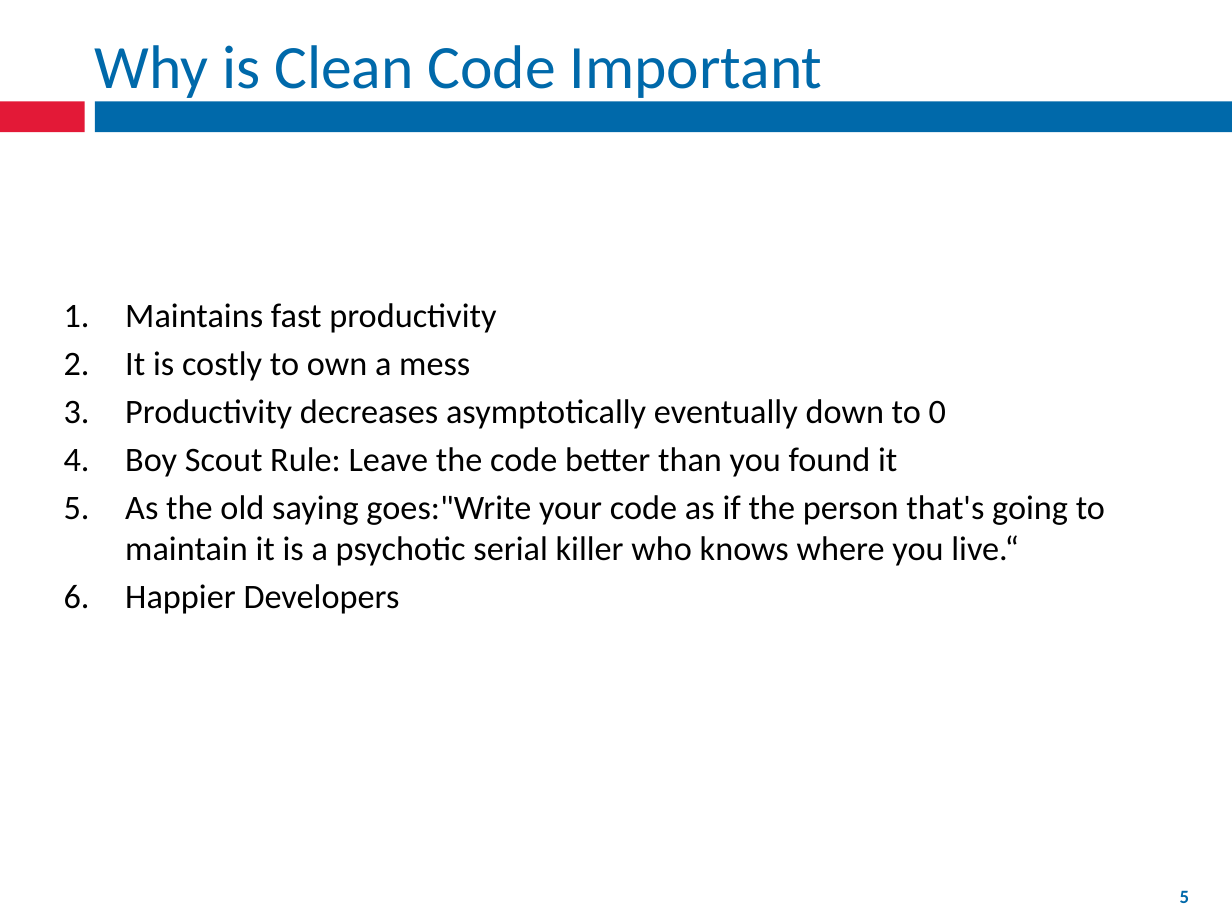
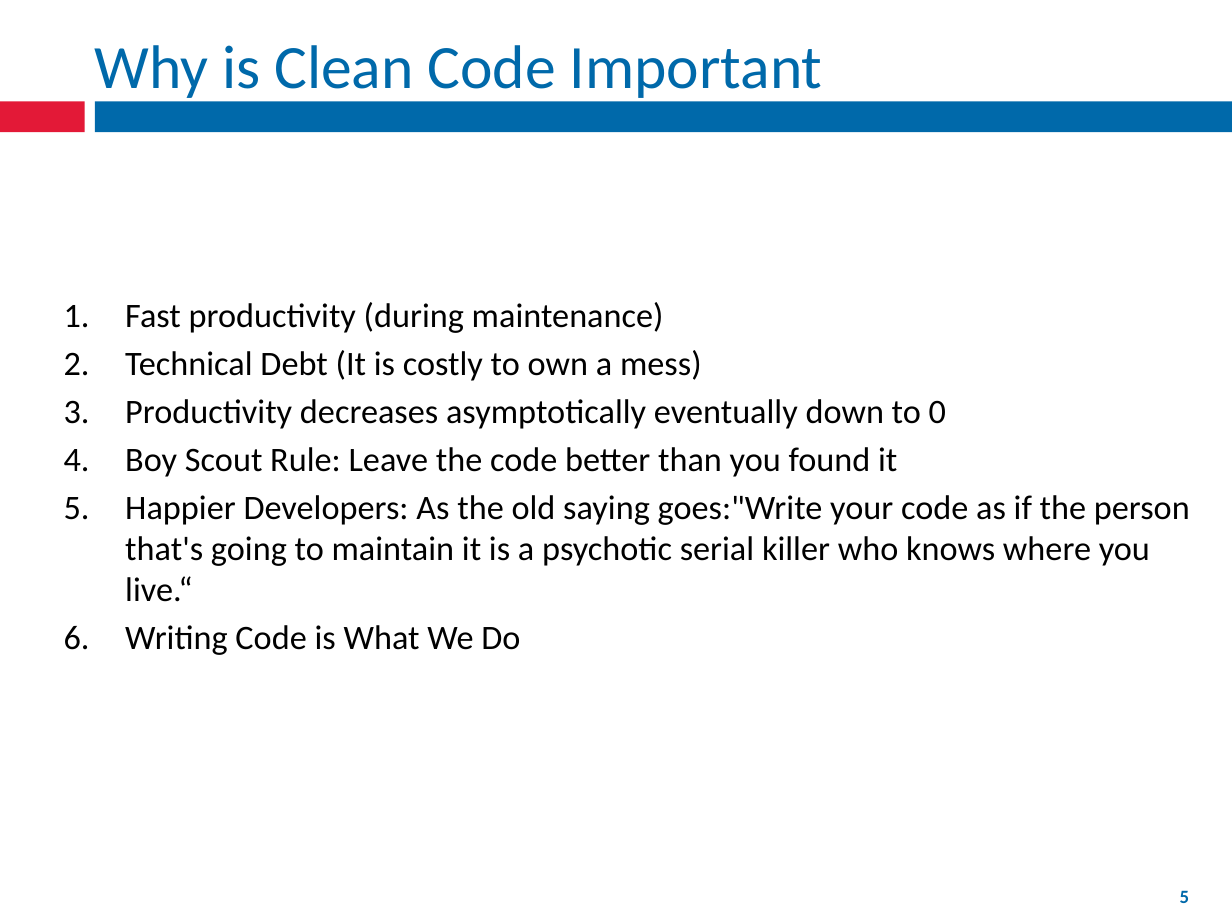
Before and after one commit to fernandozamoraj/Clean-Code-Presentation, a slide deck: slide 5 of Short Presentation/Clean Code.pptx. Drawn at 1232x924 pixels with LibreOffice and Linux fonts; fonts in the diff are those of the drawing. Boxes give left, top, right and bottom in pixels: in the first picture for what was removed or moved away, otherwise in the second. Text is boxed around its words. In the diff, an @@ line names an element or a change of style, - is before the commit and + after.

```diff
--- a/Short Presentation/Clean Code.pptx
+++ b/Short Presentation/Clean Code.pptx
@@ text at box(125, 302, 702, 381): text changed @@
-1. Maintains fast productivity
-2. It is costly to own a mess
+1. Fast productivity (during maintenance)
+2. Technical Debt (It is costly to own a mess)
@@ text at box(125, 495, 1190, 655): text changed @@
-5. As the old saying goes:"Write your code as if the person that's going to maintain it is a psychotic serial killer who knows where you live.“
-6. Happier Developers
+5. Happier Developers: As the old saying goes:"Write your code as if the person that's going to maintain it is a psychotic serial killer who knows where you live.“
+6. Writing Code is What We Do
```
Also in this commit, not shown: 7 other slides changed, 2 slides added, 1 slide removed.
